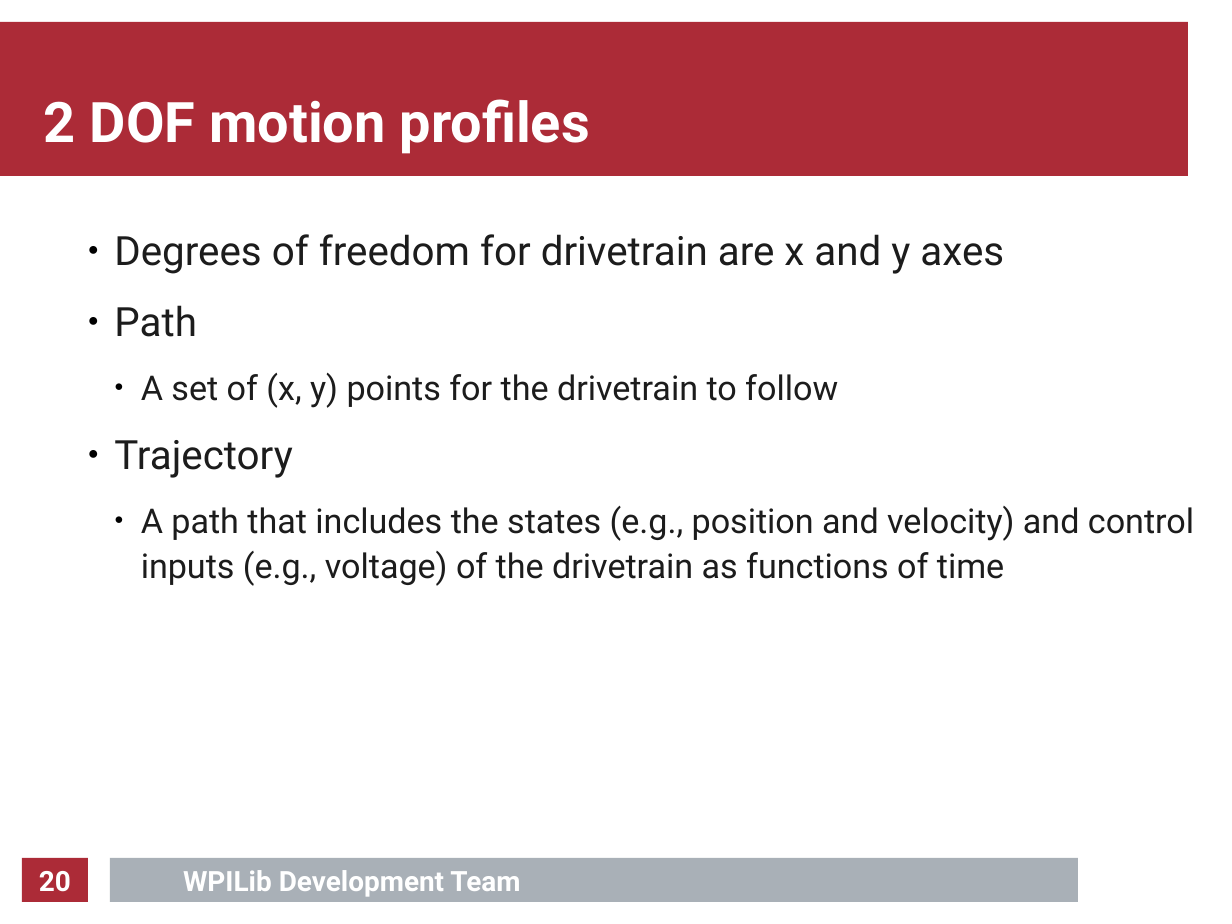
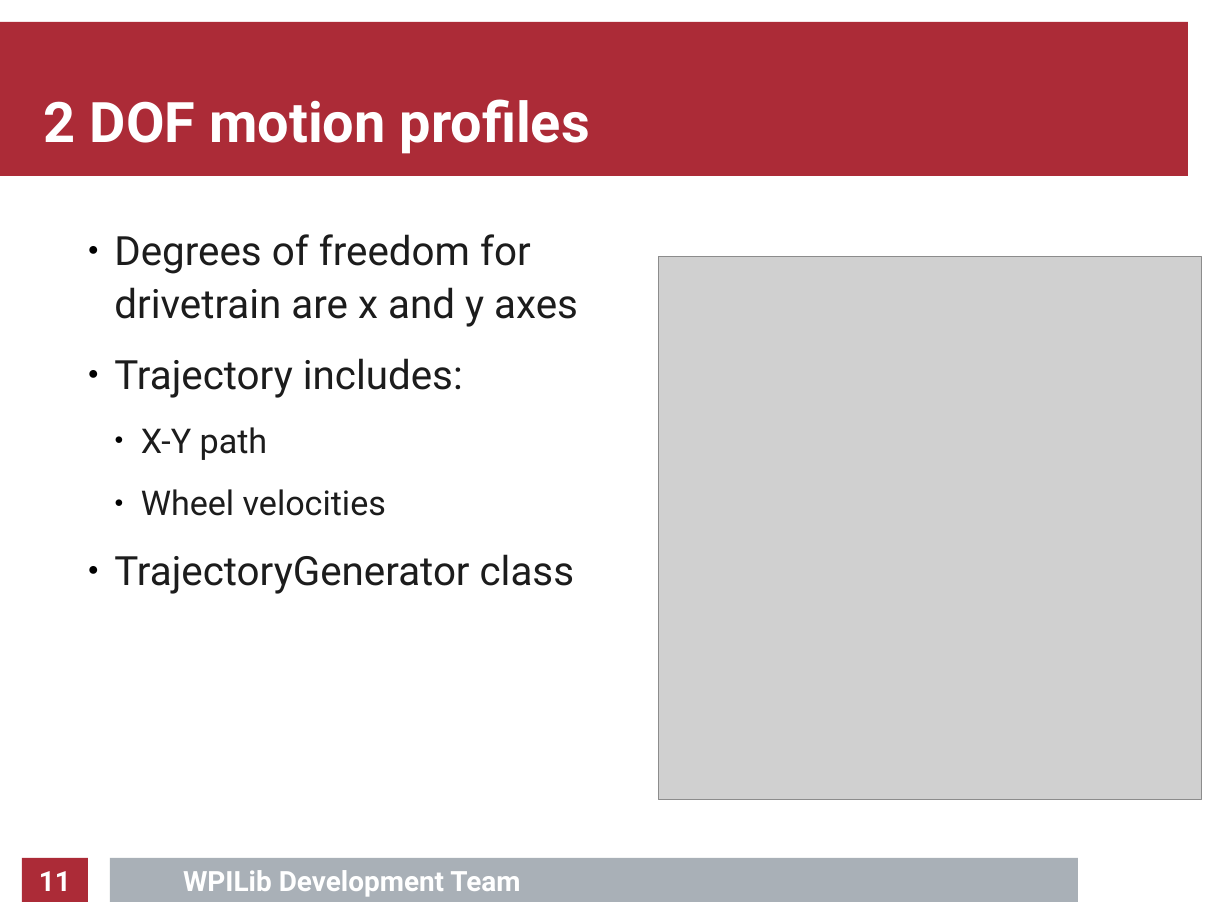
Before and after one commit to calcmogul/auton-driving-presentation, a slide deck: slide 11 of presentation/presentation.odp (slide 20 before the commit). Drawn at 1232x924 pixels with LibreOffice and Linux fonts; fonts in the diff are those of the drawing; grey boxes stand for pictures; background and template pictures are left out. Boxes give left, top, right and bottom in pixels: in the first picture for what was removed or moved away, otherwise in the second. Text is boxed around its words. In the diff, an @@ line names an element or a change of style, - is before the commit and + after.

```diff
--- a/presentation/presentation.odp
+++ b/presentation/presentation.odp
@@ picture added at <box>658,256,1202,799</box> @@
@@ text at <box>114,358,574,594</box>: text changed; size 22 to 26 pt @@
-● Path
-  ● A set of (x, y) points for the drivetrain to follow
-● Trajectory
-  ● A path that includes the states (e.g., position and velocity) and control inputs (e.g., voltage) of the drivetrain as functions of time
+● Trajectory includes:
+  ● X-Y path
+  ● Wheel velocities
+● TrajectoryGenerator class
@@ page number at <box>39,871,71,891</box>: text changed @@
-20
+11
```
Also in this commit, not shown: 7 other slides changed, 7 slides added, 14 slides removed, 8 other files.
